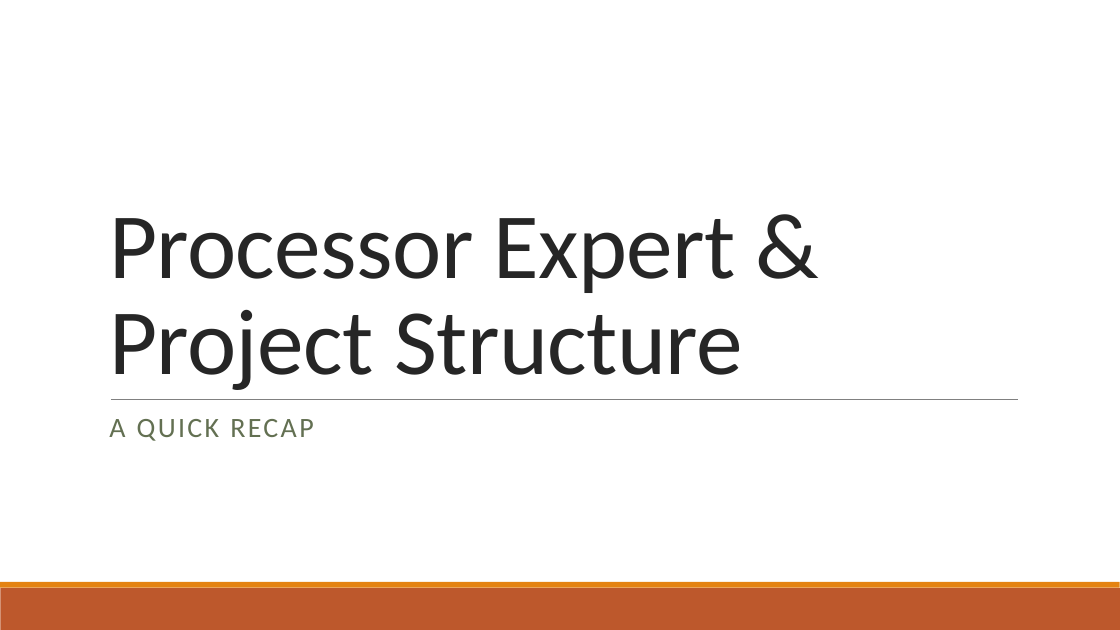
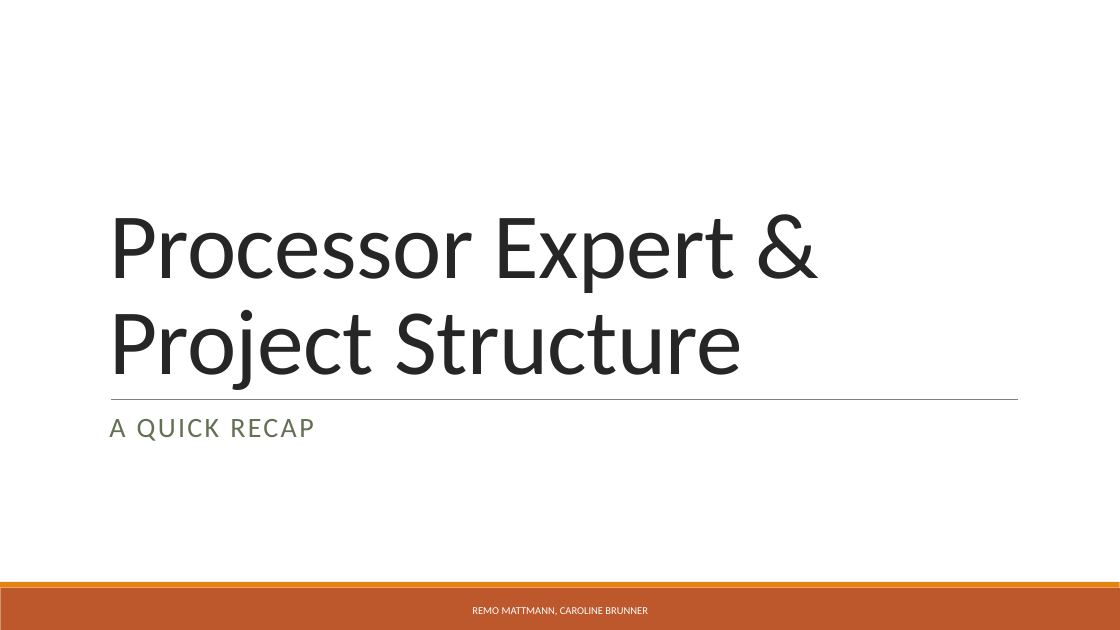
Before and after one commit to tamattma/INTRO_TeamMazeRunner, a slide deck: slide 1 of Recap/RECAP - Processor Expert & Project Structure.pptx. Drawn at 1120x630 pixels with LibreOffice and Linux fonts; fonts in the diff are those of the drawing. Boxes give left, top, right and bottom in pixels: in the first picture for what was removed or moved away, otherwise in the second. Text is boxed around its words. In the diff, an @@ line names an element or a change of style, - is before the commit and + after.

```diff
--- a/Recap/RECAP - Processor Expert & Project Structure.pptx
+++ b/Recap/RECAP - Processor Expert & Project Structure.pptx
@@ text added at [472,607,648,615], 9 pt, text #FFFFFF @@
+REMO MATTMANN, CAROLINE BRUNNER
```
Also in this commit, not shown: 1 other slide changed.
